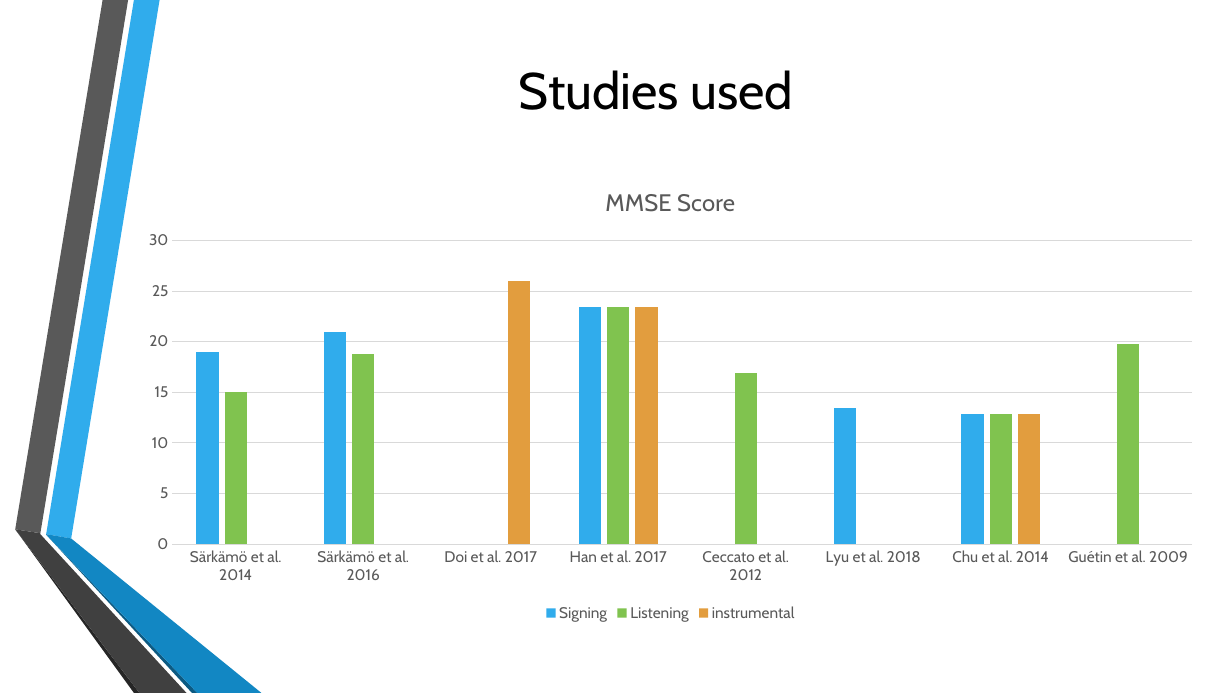
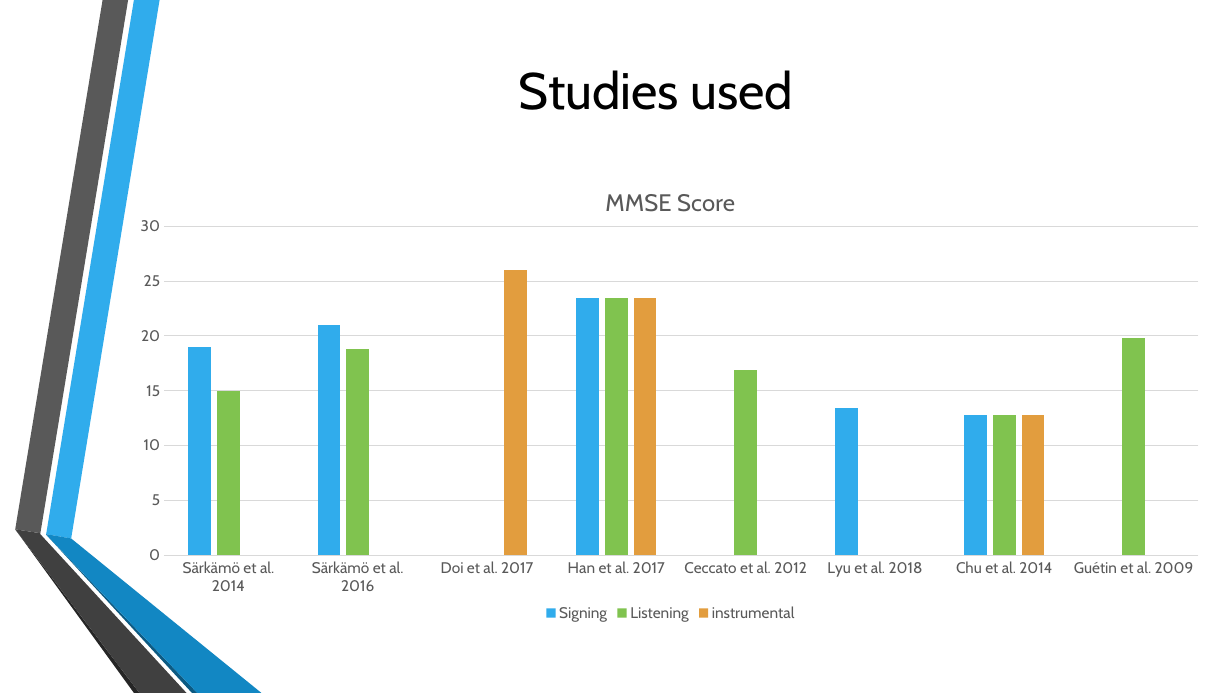
Before and after one commit to LoftieFourie/Honours_Project, a slide deck: slide 6 of MusicTherapy.pptx (slide 11 before the commit). Drawn at 1232x693 pixels with LibreOffice and Linux fonts; fonts in the diff are those of the drawing; background and template pictures are left out. Boxes give left, top, right and bottom in pixels: in the first picture for what was removed or moved away, otherwise in the second. Text is boxed around its words. In the diff, an @@ line names an element or a change of style, - is before the commit and + after.

```diff
--- a/MusicTherapy.pptx
+++ b/MusicTherapy.pptx
@@ column chart at box(128, 170, 1214, 626) @@
@@ plot area changed @@
```
Also in this commit, not shown: 1 other slide changed, 3 slides added, 4 slides removed.
